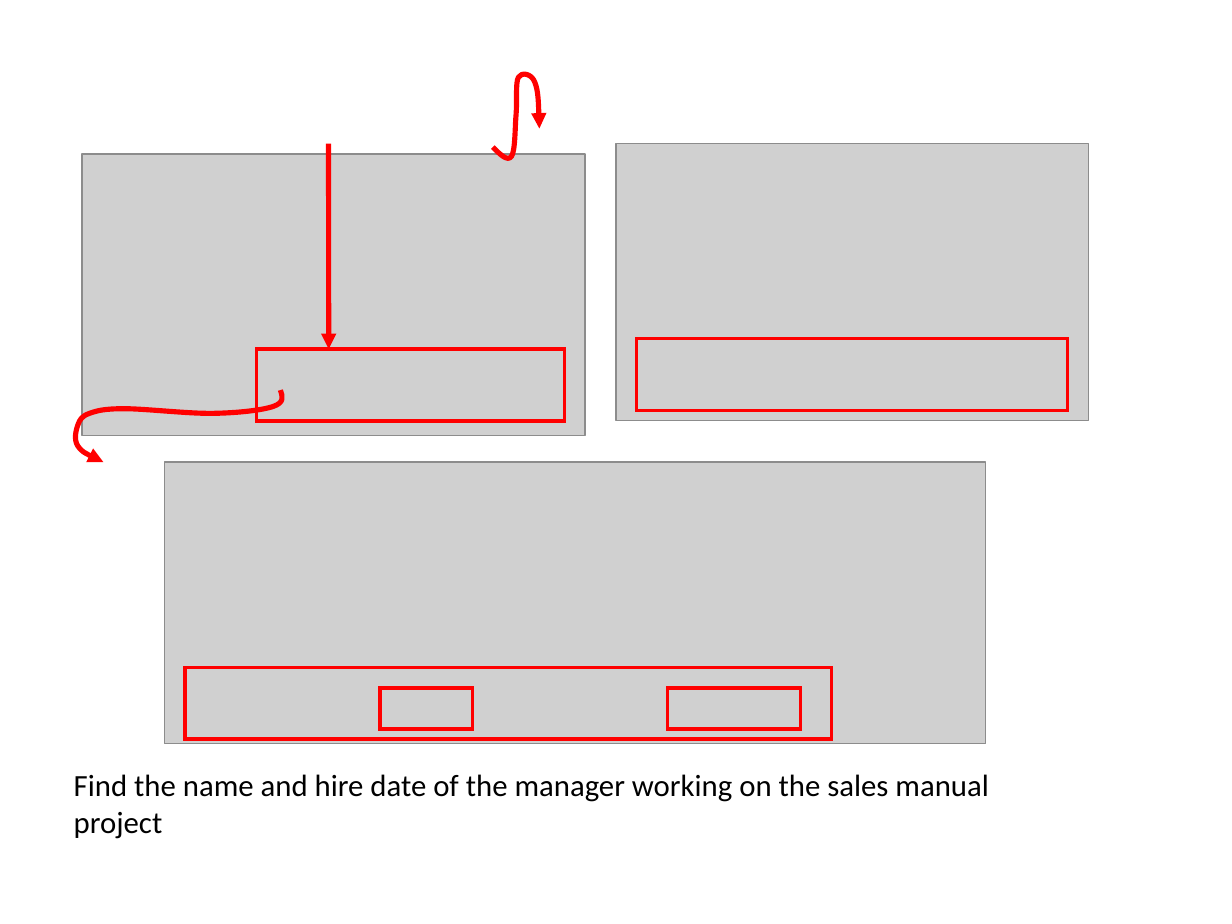
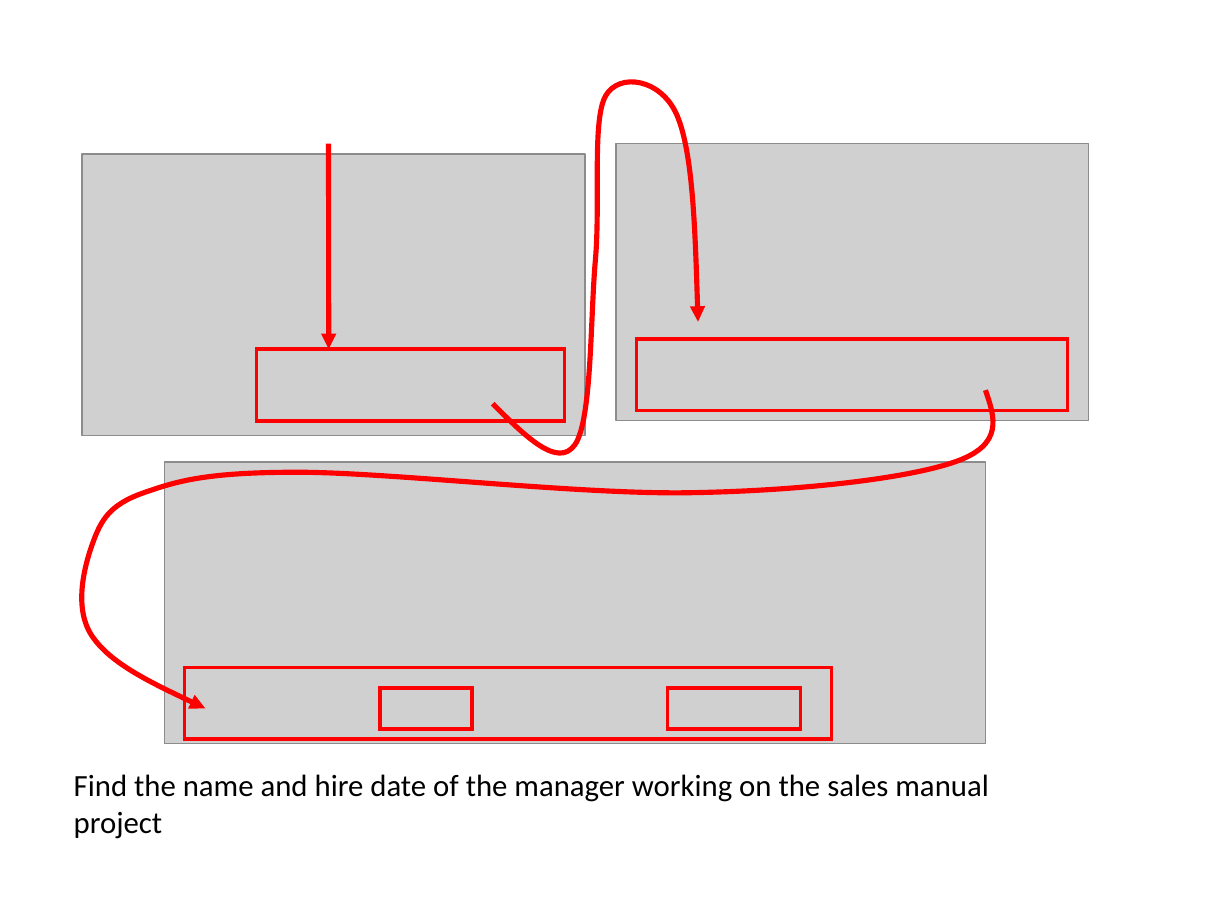
Before and after one commit to pkisambira/bitkla2019, a slide deck: slide 20 of Introduction to Databases.pptx (slide 19 before the commit). Drawn at 1232x924 pixels with LibreOffice and Linux fonts; fonts in the diff are those of the drawing; grey boxes stand for pictures. Boxes give left, top, right and bottom in pixels: in the first picture for what was removed or moved away, otherwise in the second. Text is boxed around its words. In the diff, an @@ line names an element or a change of style, - is before the commit and + after.

```diff
--- a/Introduction to Databases.pptx
+++ b/Introduction to Databases.pptx
@@ freeform shape at (493,71,699,468): outline redrawn @@
@@ freeform shape at (74,391,1005,708): outline redrawn @@
```
Also in this commit, not shown: 1 other slide changed, 1 slide added.
